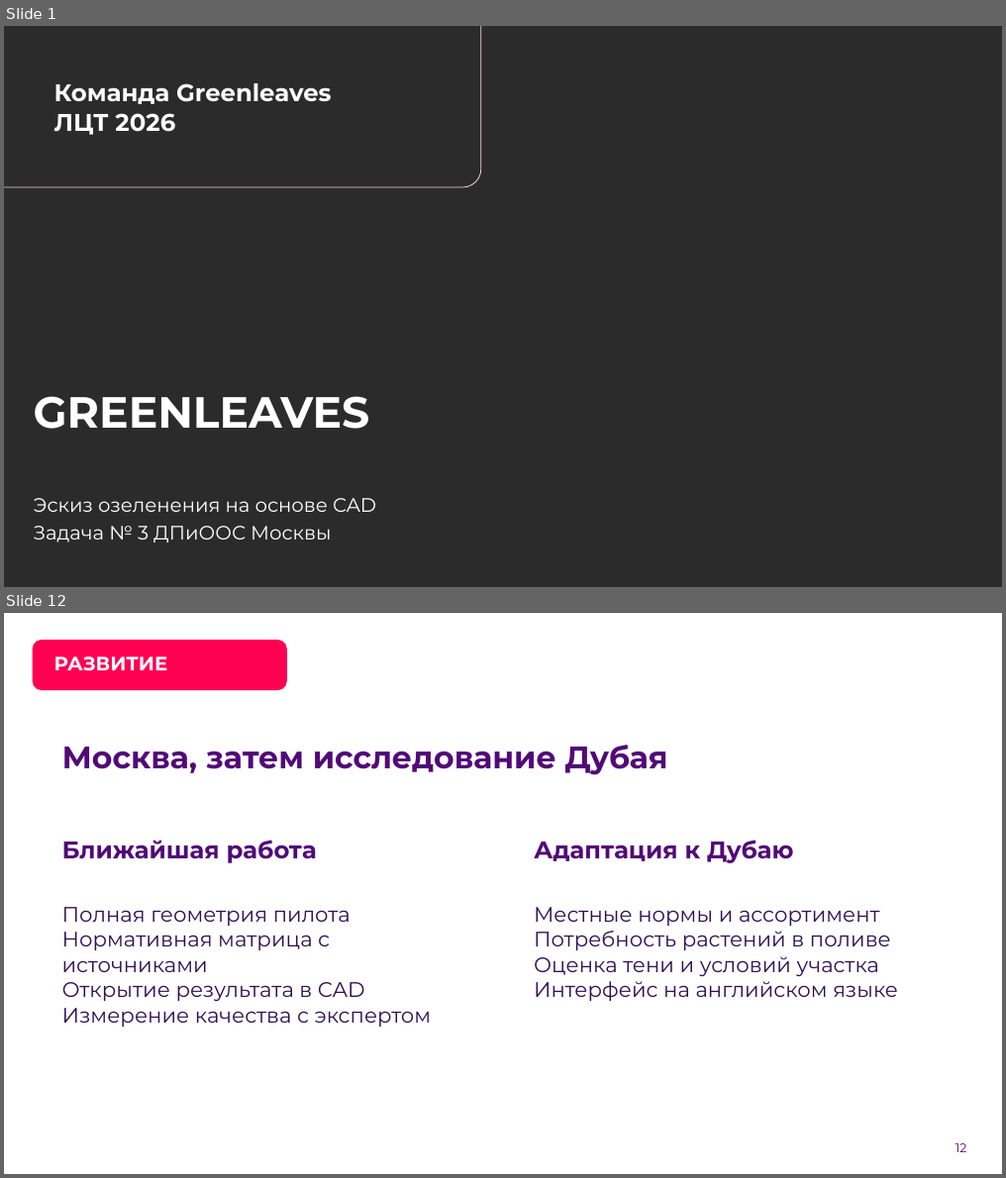
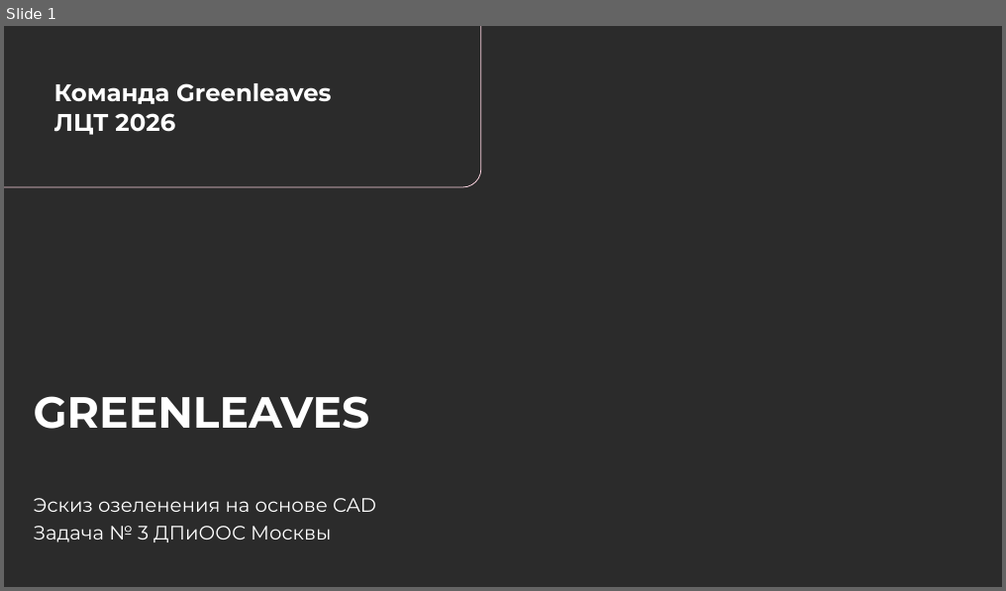
Before and after one commit to rustamnova/greenleaves, a slide deck: site/materials/greenleaves-lct2026.pptx. Shown one above the other, each under a label of ours: slides 1 and 12 before the commit, slide 1 after it; the slides between them are not shown. The pictures are 1006x1178 and 1006x591 pixels, drawn with LibreOffice and Linux fonts; fonts in the diff are those of the drawing; background and template pictures are left out; a plain dark background stands for a picture behind light text. Boxes give left, top, right and bottom in pixels: in the first picture for what was removed or moved away, otherwise in the second. Text is boxed around its words. In the diff, an @@ line names an element or a change of style, - is before the commit and + after.

```diff
--- a/site/materials/greenleaves-lct2026.pptx
+++ b/site/materials/greenleaves-lct2026.pptx
@@ slide 12 removed at <box>4,613,1002,1174</box>, background picture (left out) @@
@@ rounded rectangle removed at <box>33,639,287,690</box> @@
@@ text removed at <box>54,657,168,671</box> @@
-РАЗВИТИЕ
@@ text removed at <box>62,745,668,775</box> @@
-Москва, затем исследование Дубая
@@ text removed at <box>62,840,317,863</box> @@
-Ближайшая работа
@@ text removed at <box>534,840,793,863</box> @@
-Адаптация к Дубаю
@@ text removed at <box>62,907,432,1027</box> @@
-Полная геометрия пилота
-Нормативная матрица с источниками
-Открытие результата в CAD
-Измерение качества с экспертом
@@ text removed at <box>534,907,898,1001</box> @@
-Местные нормы и ассортимент
-Потребность растений в поливе
-Оценка тени и условий участка
-Интерфейс на английском языке
@@ page number removed at <box>955,1144,967,1153</box> @@
-12
```
Also in this commit, not shown: 5 slides changed, 6 other slides removed, 8 other files.
